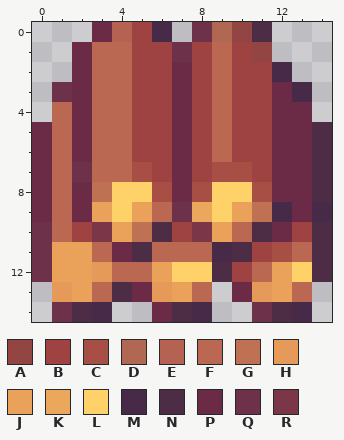
Pixel-art sprite: src/World/Logpile.png. The picture above was drawn from the file before the commit.
The file is 15x15 pixels. Colours within 5 levels of each other are drawn and written as one.
Palette (. is transparent): A #934544  B #9e4242  C #a74e45  D #b06853  E #b66252  F #ba6852  G #bf7154  H #e59a59  J #eaa15a  K #eba85c  L #fed268  M #472a48  N #4d2c45  P #6b2b47  Q #6d3149  R #7b3648
Pixels before, first column x 0:
 0 ...PEBM.QDAN...
 1 ..PFFBBQBFBA...
 2 ..PFFBBPBFBBM..
 3 .QPFFBBPBFBBPM.
 4 .FPFFBBPBFBBPP.
 5 PFPFFBBPBFBBPPN
 6 PFPFFBBPBFBBPPN
 7 PFQFFCBPBCCBPPN
 8 PFPGLLCPCLLCPPN
 9 PFPJLJFQKLJGMPM
10 QFBRJGNBRJFNPBN
11 QJJFPNFFFMNBCFN
12 QJJHFFJLLNBFJLN
13 .HJFNPHJF.PHJF.
14 .QNM..PNM..QNM.
New version:
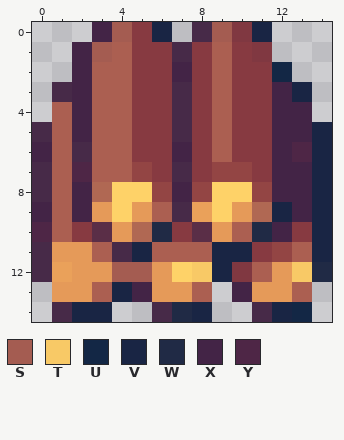
Colours new in this view: S #a45c51  T #f8c966  U #132745  V #192544  W #202a45  X #432446  Y #4e2646
Change:
{"colour":"A","old":"#934544","new":"#803841"}
{"colour":"B","old":"#9e4242","new":"#873a41"}
{"colour":"C","old":"#a74e45","new":"#934544"}
{"colour":"F","old":"#ba6852","new":"#ab5f51"}
{"colour":"R","old":"#7b3648","new":"#5a2e47"}
{"y":0,"x":3,"old":"PE","new":"XS"}
{"y":0,"x":6,"old":"M","new":"V"}
{"y":0,"x":8,"old":"QD","new":"MS"}
{"y":0,"x":11,"old":"N","new":"V"}
{"y":1,"x":2,"old":"PF","new":"XS"}
{"y":1,"x":7,"old":"Q","new":"M"}
{"y":2,"x":2,"old":"P","new":"X"}
{"y":2,"x":7,"old":"P","new":"X"}
{"y":2,"x":12,"old":"M","new":"U"}
{"y":3,"x":1,"old":"QP","new":"MX"}
{"y":3,"x":7,"old":"P","new":"M"}
{"y":3,"x":12,"old":"PM","new":"XV"}
{"y":4,"x":2,"old":"P","new":"X"}
{"y":4,"x":7,"old":"P","new":"M"}
{"y":4,"x":12,"old":"PP","new":"XX"}
{"y":5,"x":0,"old":"P","new":"M"}
{"y":5,"x":2,"old":"P","new":"X"}
{"y":5,"x":7,"old":"P","new":"M"}
{"y":5,"x":12,"old":"PPN","new":"XXV"}
{"y":6,"x":0,"old":"P","new":"X"}
{"y":6,"x":2,"old":"P","new":"M"}
{"y":6,"x":7,"old":"P","new":"X"}
{"y":6,"x":12,"old":"PPN","new":"XYV"}
{"y":7,"x":0,"old":"P","new":"M"}
{"y":7,"x":2,"old":"Q","new":"Y"}
{"y":7,"x":7,"old":"P","new":"M"}
{"y":7,"x":12,"old":"PPN","new":"XXV"}
{"y":8,"x":0,"old":"P","new":"M"}
{"y":8,"x":2,"old":"PG","new":"XD"}
{"y":8,"x":7,"old":"P","new":"X"}
{"y":8,"x":12,"old":"PPN","new":"XXV"}
{"y":9,"x":0,"old":"P","new":"X"}
{"y":9,"x":2,"old":"PJ","new":"XH"}
{"y":9,"x":5,"old":"J","new":"H"}
{"y":9,"x":7,"old":"QK","new":"MJ"}
{"y":9,"x":10,"old":"JGMPM","new":"HDVXV"}
{"y":10,"x":0,"old":"Q","new":"Y"}
{"y":10,"x":4,"old":"JGN","new":"HDW"}
{"y":10,"x":9,"old":"J","new":"H"}
{"y":10,"x":11,"old":"NP","new":"WX"}
{"y":10,"x":14,"old":"N","new":"V"}
{"y":11,"x":0,"old":"QJJ","new":"MHH"}
{"y":11,"x":4,"old":"PN","new":"MV"}
{"y":11,"x":9,"old":"MN","new":"VV"}
{"y":11,"x":14,"old":"N","new":"V"}
{"y":12,"x":0,"old":"Q","new":"M"}
{"y":12,"x":2,"old":"J","new":"H"}
{"y":12,"x":4,"old":"FFJ","new":"SSH"}
{"y":12,"x":8,"old":"LNB","new":"TVA"}
{"y":12,"x":12,"old":"JLN","new":"HTW"}
{"y":13,"x":2,"old":"J","new":"H"}
{"y":13,"x":4,"old":"NP","new":"VX"}
{"y":13,"x":7,"old":"J","new":"H"}
{"y":13,"x":10,"old":"P","new":"X"}
{"y":13,"x":12,"old":"J","new":"H"}
{"y":14,"x":1,"old":"QNM","new":"MVV"}
{"y":14,"x":6,"old":"PNM","new":"MWV"}
{"y":14,"x":11,"old":"QNM","new":"MVU"}
{"label":"changed","picture_box":[32,22,332,322]}
